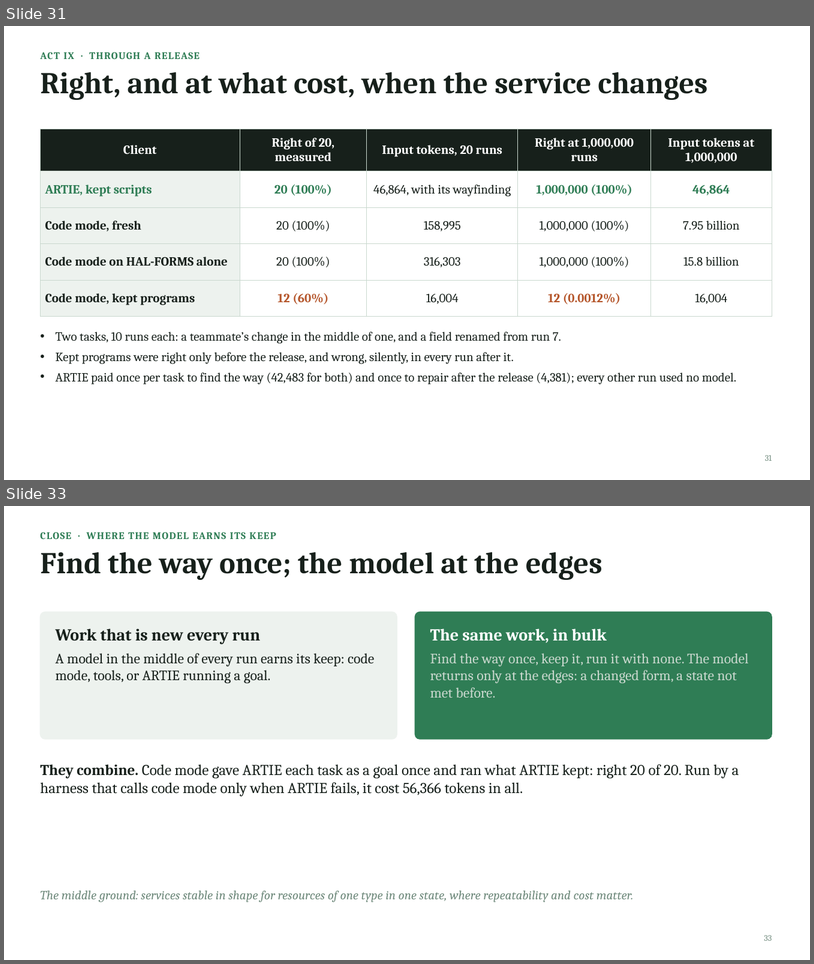
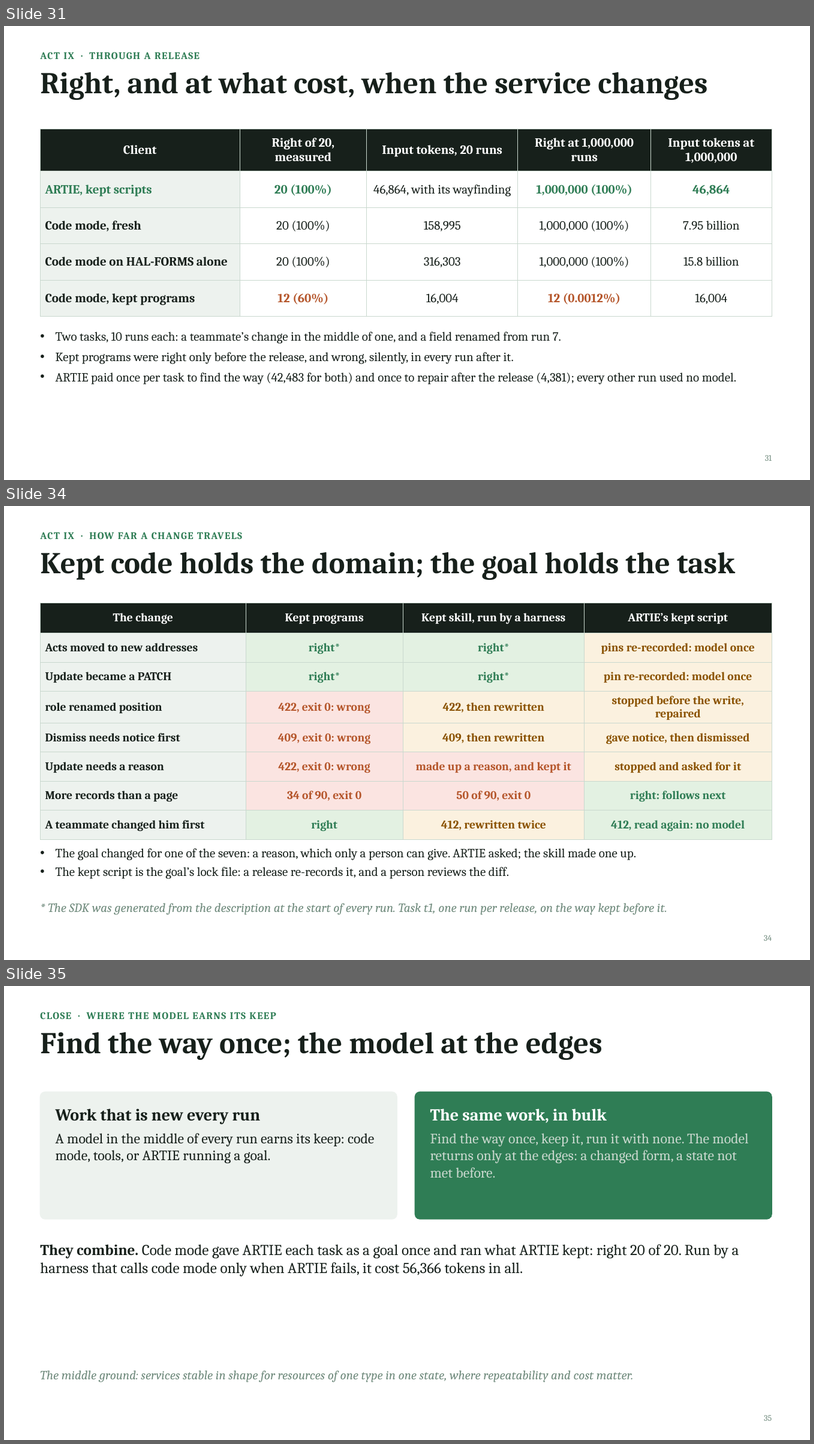
Before and after one commit to JogoShugh/heart-rise-artie, a slide deck: docs/decks/find-the-way-once/find-the-way-once.pptx. Shown one above the other, each under a label of ours: slides 31 and 33 before the commit, slides 31, 34 and 35 after it; the slides between them are not shown. The pictures are 814x964 and 814x1444 pixels, drawn with LibreOffice and Linux fonts; fonts in the diff are those of the drawing. Boxes give left, top, right and bottom in pixels: in the first picture for what was removed or moved away, otherwise in the second. Text is boxed around its words. In the diff, an @@ line names an element or a change of style, - is before the commit and + after.

```diff
--- a/docs/decks/find-the-way-once/find-the-way-once.pptx
+++ b/docs/decks/find-the-way-once/find-the-way-once.pptx
@@ slide 34 added at (4, 506, 810, 960), background #FFFFFF @@
@@ text added at (40, 532, 242, 539), 12 pt, text #2F7D55, bold @@
+ACT IX · HOW FAR A CHANGE TRAVELS
@@ text added at (40, 552, 735, 580), 36 pt, text #17201B, bold @@
+Kept code holds the domain; the goal holds the task
@@ table added at (40, 603, 772, 834), 8 rows, 4 columns @@
+The change | Kept programs | Kept skill, run by a harness | ARTIE’s kept script
+Acts moved to new addresses | right* | right* | pins re-recorded: model once
+Update became a PATCH | right* | right* | pin re-recorded: model once
+role renamed position | 422, exit 0: wrong | 422, then rewritten | stopped before the write, repaired
+Dismiss needs notice first | 409, exit 0: wrong | 409, then rewritten | gave notice, then dismissed
+Update needs a reason | 422, exit 0: wrong | made up a reason, and kept it | stopped and asked for it
+More records than a page | 34 of 90, exit 0 | 50 of 90, exit 0 | right: follows next
+A teammate changed him first | right | 412, rewritten twice | 412, read again: no model
@@ text added at (56, 848, 636, 879), 15 pt, text #17201B @@
+• The goal changed for one of the seven: a reason, which only a person can give. ARTIE asked; the skill made one up.
+• The kept script is the goal’s lock file: a release re-records it, and a person reviews the diff.
@@ text added at (48, 903, 668, 915), 15 pt, text #6F8A7C, italic @@
+* The SDK was generated from the description at the start of every run. Task t1, one run per release, on the way kept before it.
@@ page number added at (764, 934, 772, 940), 10 pt, text #6F8A7C @@
+34
@@ what was slide 33 is now slide 35 @@
@@ page number at (764, 1414, 772, 1420): text changed @@
-33
+35
```
Also in this commit, not shown: 1 slide changed, 1 other slide added, 27 other files.
